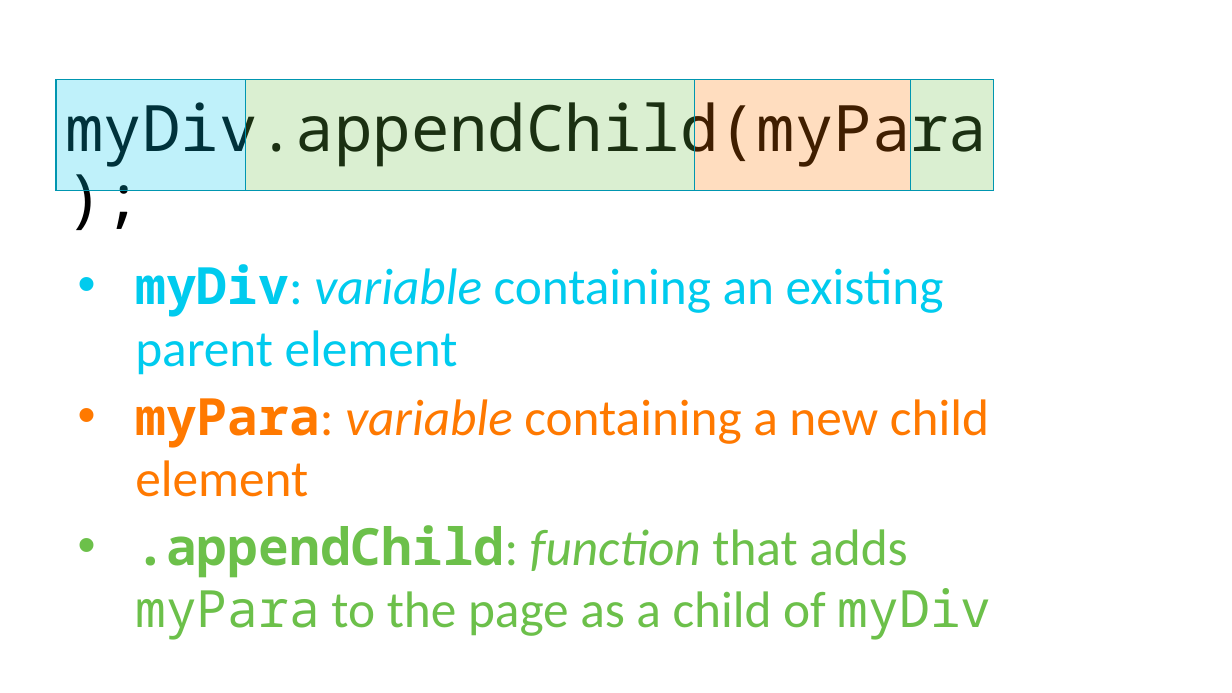
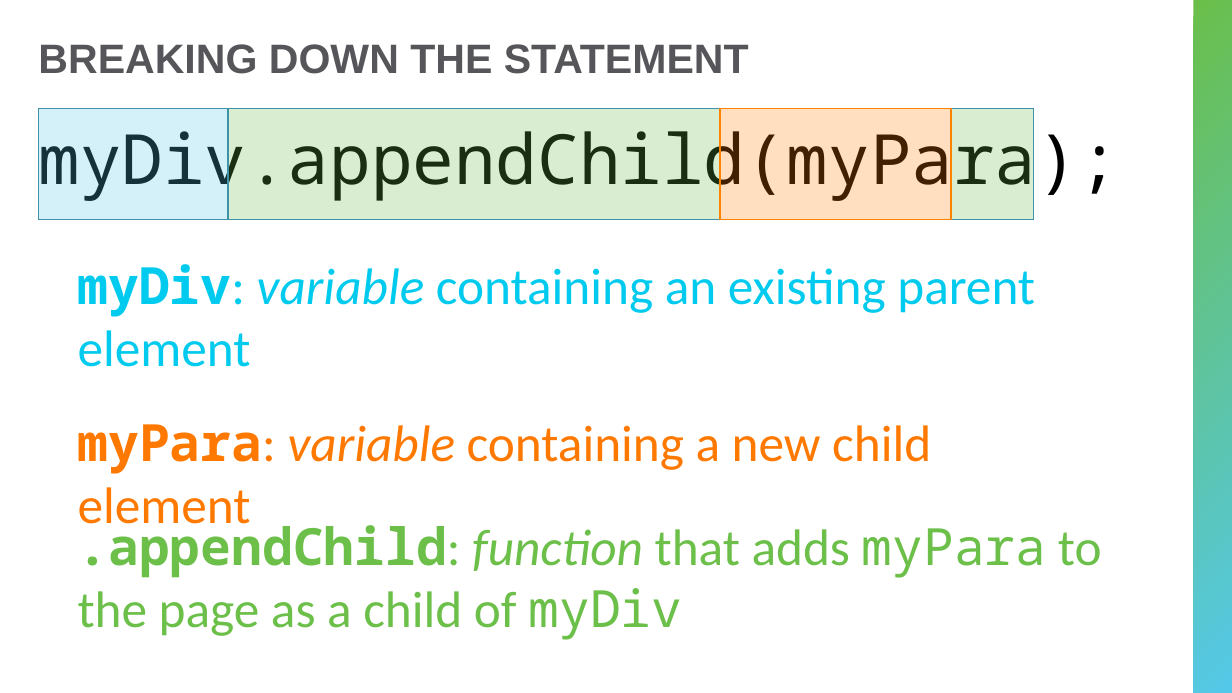
Before and after one commit to hytechclub/web-102, a slide deck: slide 7 of Week07/DomManipulationContinued.pptx (slide 10 before the commit). Drawn at 1232x693 pixels with LibreOffice and Linux fonts; fonts in the diff are those of the drawing; background and template pictures are left out. Boxes give left, top, right and bottom in pixels: in the first picture for what was removed or moved away, otherwise in the second. Text is boxed around its words. In the diff, an @@ line names an element or a change of style, - is before the commit and + after.

```diff
--- a/Week07/DomManipulationContinued.pptx
+++ b/Week07/DomManipulationContinued.pptx
@@ rectangle added at [1194,0,1232,693], fill gradient #6ABF4B to #54C8E8 @@
@@ title added at [38,44,749,74], 32 pt, text #56565A, bold @@
+BREAKING DOWN THE STATEMENT
@@ text "myDiv.appendChild(myPara);": place and size @@
-text "myDiv.appendChild(myPara);" at [65,91,987,168]
+text "myDiv.appendChild(myPara);" at [38,120,1119,202]
@@ text "myDiv.appendChild(myPara);" at [38,120,1119,202]: size 50 to 54 pt; line spacing 0.9 to 1; more space between paragraphs @@
@@ rectangle: place and size @@
-rectangle at [56,79,246,190]
+rectangle at [39,109,228,220]
@@ rectangle at [39,109,228,220]: fill #00CBEE at 25% opacity to #54C8E8 at 25% opacity; outline #0096B0 1 pt to #3E94AC 1 pt @@
@@ rectangle: place and size @@
-rectangle at [246,79,695,190]
+rectangle at [228,109,720,220]
@@ rectangle at [228,109,720,220]: fill #6CC04A at 25% opacity to #6ABF4B at 25% opacity; outline #0096B0 1 pt to #3E94AC 1 pt @@
@@ rectangle: place and size @@
-rectangle at [695,79,911,190]
+rectangle at [720,109,951,220]
@@ rectangle at [720,109,951,220]: fill #FF7900 at 25% opacity to #FF8300 at 25% opacity; outline #0096B0 1 pt to #FF8300 1 pt @@
@@ rectangle at [951,109,1033,220]: fill #6CC04A at 25% opacity to #6ABF4B at 25% opacity; outline #0096B0 1 pt to #3E94AC 1 pt @@
@@ rectangle: place and size @@
-rectangle at [911,79,994,190]
+rectangle at [951,109,1033,220]
@@ bullet • to none in 3 elements at [78,264,1035,367], [78,518,1102,640], [78,424,931,524] @@
@@ text "myPara: variable containing a new ...": place and size @@
-text "myPara: variable containing a new ..." at [135,398,989,497]
+text "myPara: variable containing a new ..." at [78,424,931,524]
```
Also in this commit, not shown: 5 other slides changed, 2 slides added, 5 slides removed, 3 other files.
